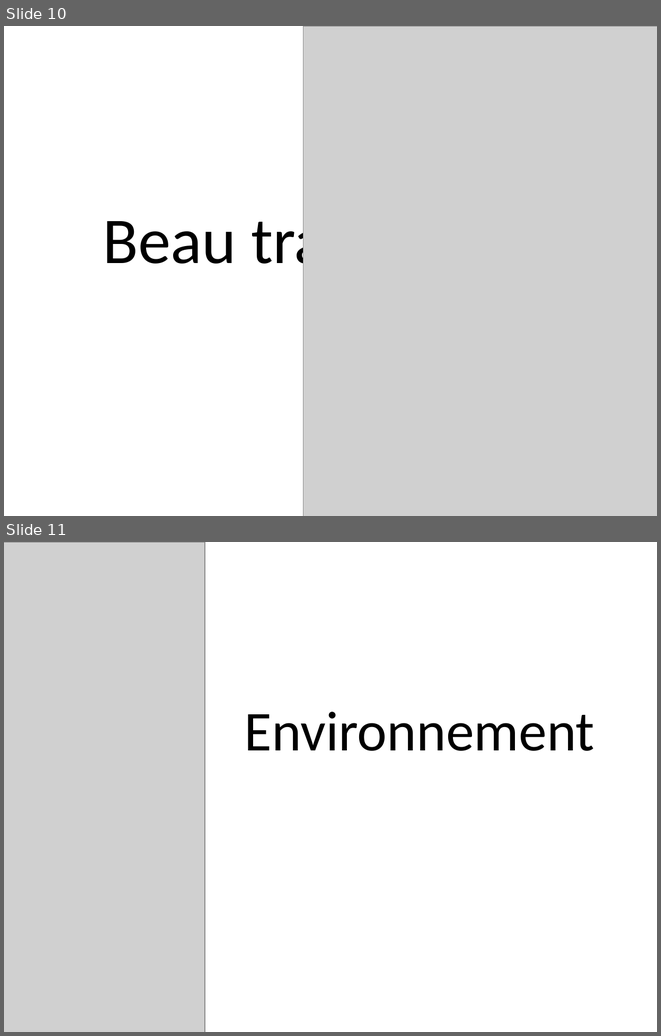
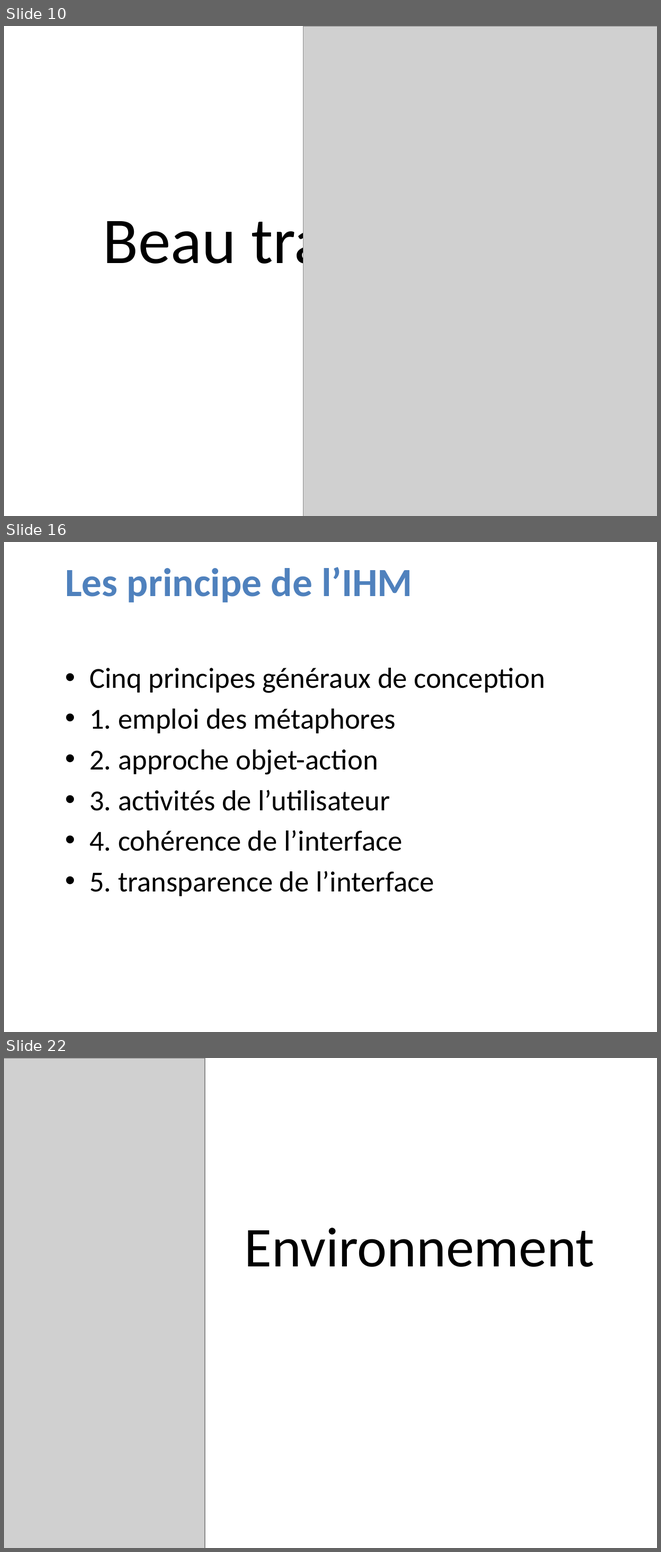
Before and after one commit to LucNtonga/IHM, a slide deck: INTERFACE.pptx. Shown one above the other, each under a label of ours: slides 10 and 11 before the commit, slides 10, 16 and 22 after it; the slides between them are not shown. The pictures are 661x1036 and 661x1552 pixels, drawn with LibreOffice and Linux fonts; fonts in the diff are those of the drawing; grey boxes stand for pictures; background and template pictures are left out. Boxes give left, top, right and bottom in pixels: in the first picture for what was removed or moved away, otherwise in the second. Text is boxed around its words. In the diff, an @@ line names an element or a change of style, - is before the commit and + after.

```diff
--- a/INTERFACE.pptx
+++ b/INTERFACE.pptx
@@ slide 16 added at bbox=[4, 542, 657, 1032], background picture (left out) @@
@@ title added at bbox=[65, 567, 412, 602], 44.1 pt, text #4F81BD, bold @@
+Les principe de l’IHM
@@ text added at bbox=[89, 668, 545, 896], 32 pt, text #000000 @@
+• Cinq principes généraux de conception
+• 1. emploi des métaphores
+• 2. approche objet-action
+• 3. activités de l’utilisateur
+• 4. cohérence de l’interface
+• 5. transparence de l’interface
@@ what was slide 11 is now slide 22 @@
```
Also in this commit, not shown: 10 other slides added.
